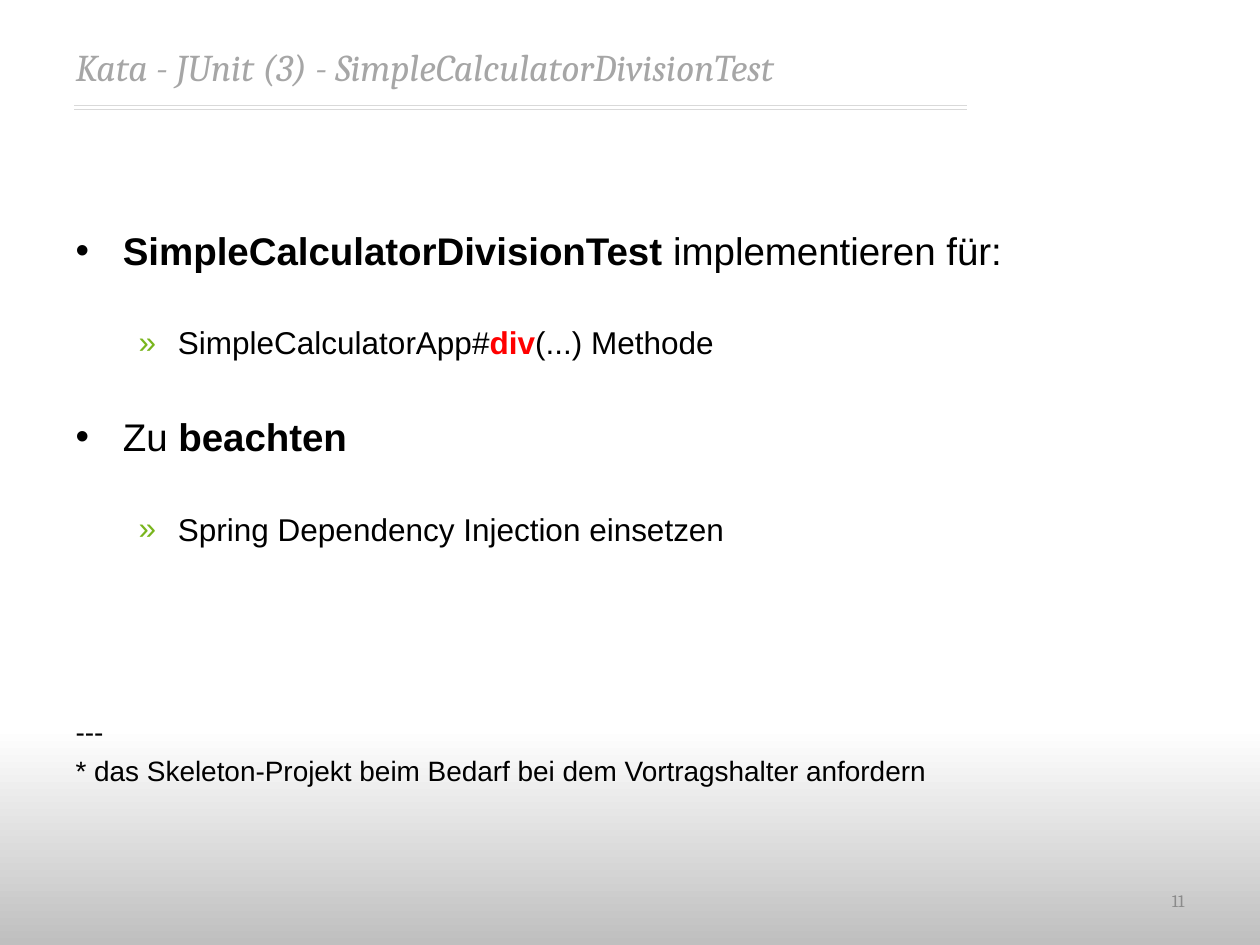
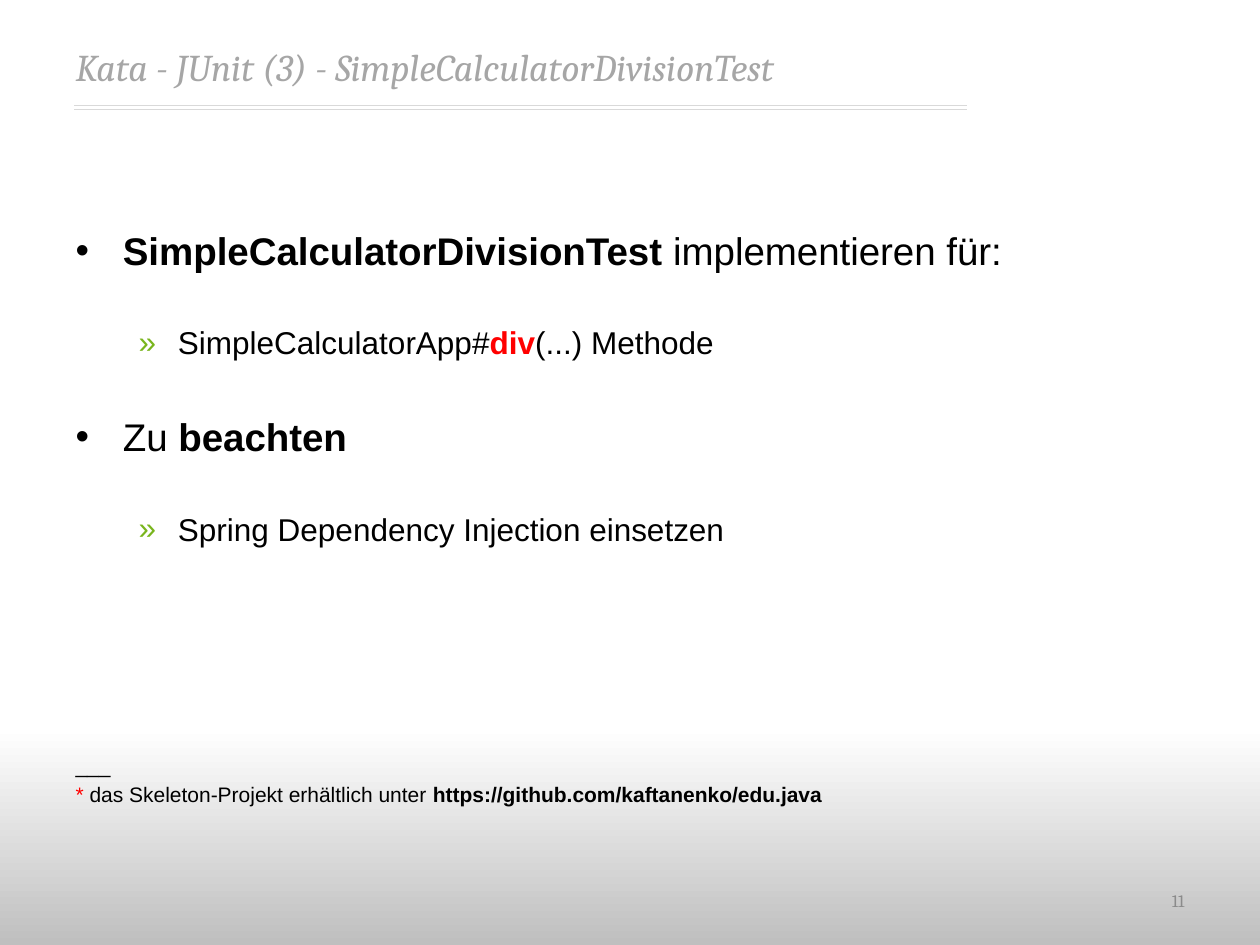
Before and after one commit to kaftanenko/edu, a slide deck: slide 11 of junit/doc/Kata_-_Java-Tests-JUnit 4_-_Artem-Kaftanenko.pptx. Drawn at 1260x945 pixels with LibreOffice and Linux fonts; fonts in the diff are those of the drawing; background and template pictures are left out. Boxes give left, top, right and bottom in pixels: in the first picture for what was removed or moved away, otherwise in the second. Text is boxed around its words. In the diff, an @@ line names an element or a change of style, - is before the commit and + after.

```diff
--- a/junit/doc/Kata_-_Java-Tests-JUnit 4_-_Artem-Kaftanenko.pptx
+++ b/junit/doc/Kata_-_Java-Tests-JUnit 4_-_Artem-Kaftanenko.pptx
@@ text at (90, 786, 822, 807): text changed; size 16 to 12 pt @@
----
-* das Skeleton-Projekt beim Bedarf bei dem Vortragshalter anfordern
+___
+* das Skeleton-Projekt erhältlich unter https://github.com/kaftanenko/edu.java
```
Also in this commit, not shown: 4 other slides changed.
